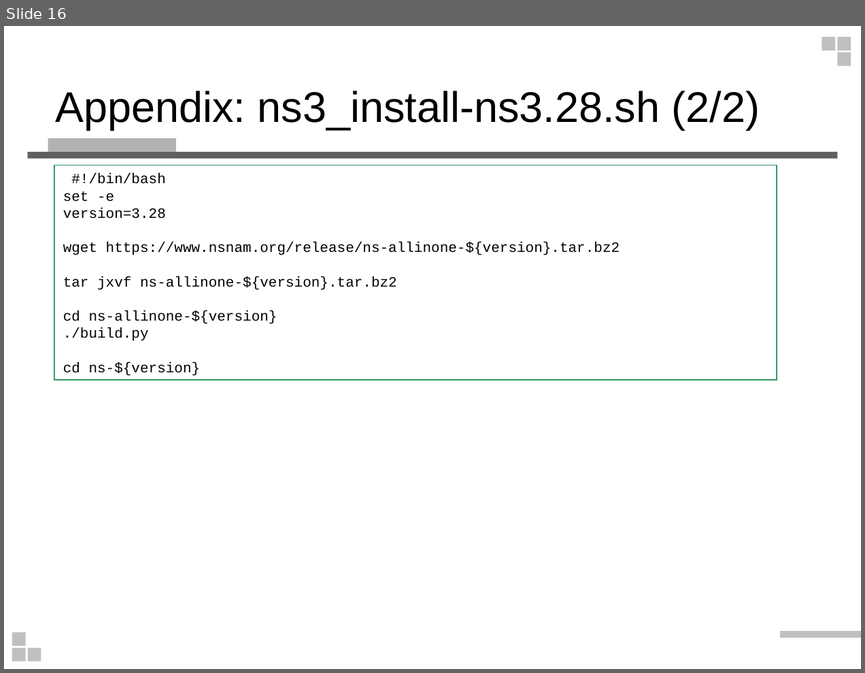
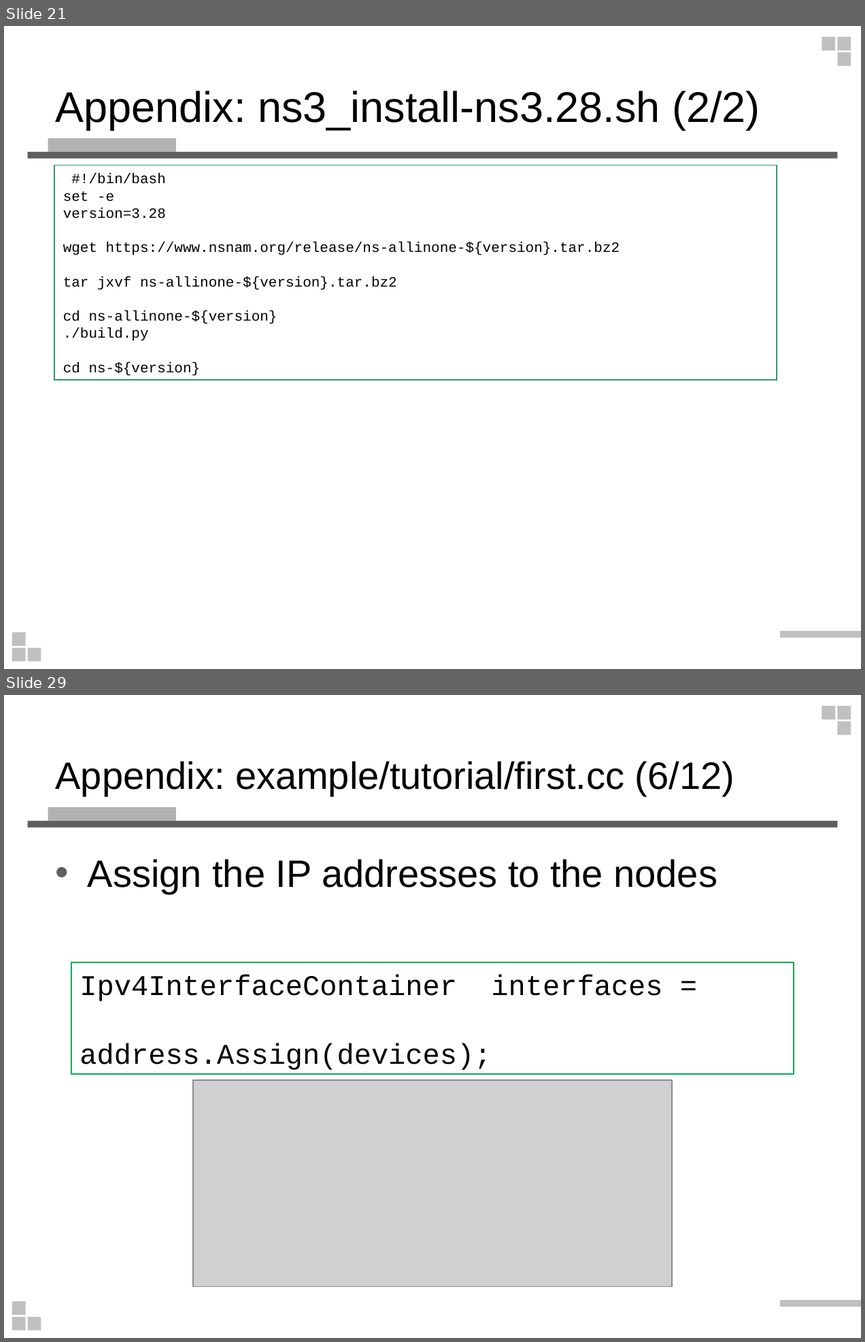
Before and after one commit to wlshiu/my_note, a slide deck: note_vg/ns3_intro.ppt. Shown one above the other, each under a label of ours: slide 16 before the commit, slides 21 and 29 after it; the slides between them are not shown. The pictures are 865x673 and 865x1342 pixels, drawn with LibreOffice and Linux fonts; fonts in the diff are those of the drawing; grey boxes stand for pictures. Boxes give left, top, right and bottom in pixels: in the first picture for what was removed or moved away, otherwise in the second. Text is boxed around its words. In the diff, an @@ line names an element or a change of style, - is before the commit and + after.

Commit message:
add tutorial code

```diff
--- a/note_vg/ns3_intro.ppt
+++ b/note_vg/ns3_intro.ppt
@@ slide 29 added at [4,695,861,1338], background #FFFFFF; not listed: 9 template elements that a slide beside it also shows @@
@@ title added at [56,761,734,796], 32 pt, text #000000 @@
+Appendix: example/tutorial/first.cc (6/12)
@@ text added at [88,859,717,894], 32 pt, text #000000 @@
+• Assign the IP addresses to the nodes
@@ rectangle added at [72,962,794,1074], outline #00B050 0.99 pt, 24 pt, text #000000 @@
+Ipv4InterfaceContainer interfaces =
+address.Assign(devices);
@@ picture added at [193,1080,672,1286] @@
@@ what was slide 16 is now slide 21 @@
```
Also in this commit, not shown: 4 slides changed, 19 other slides added, 1 slide removed.
